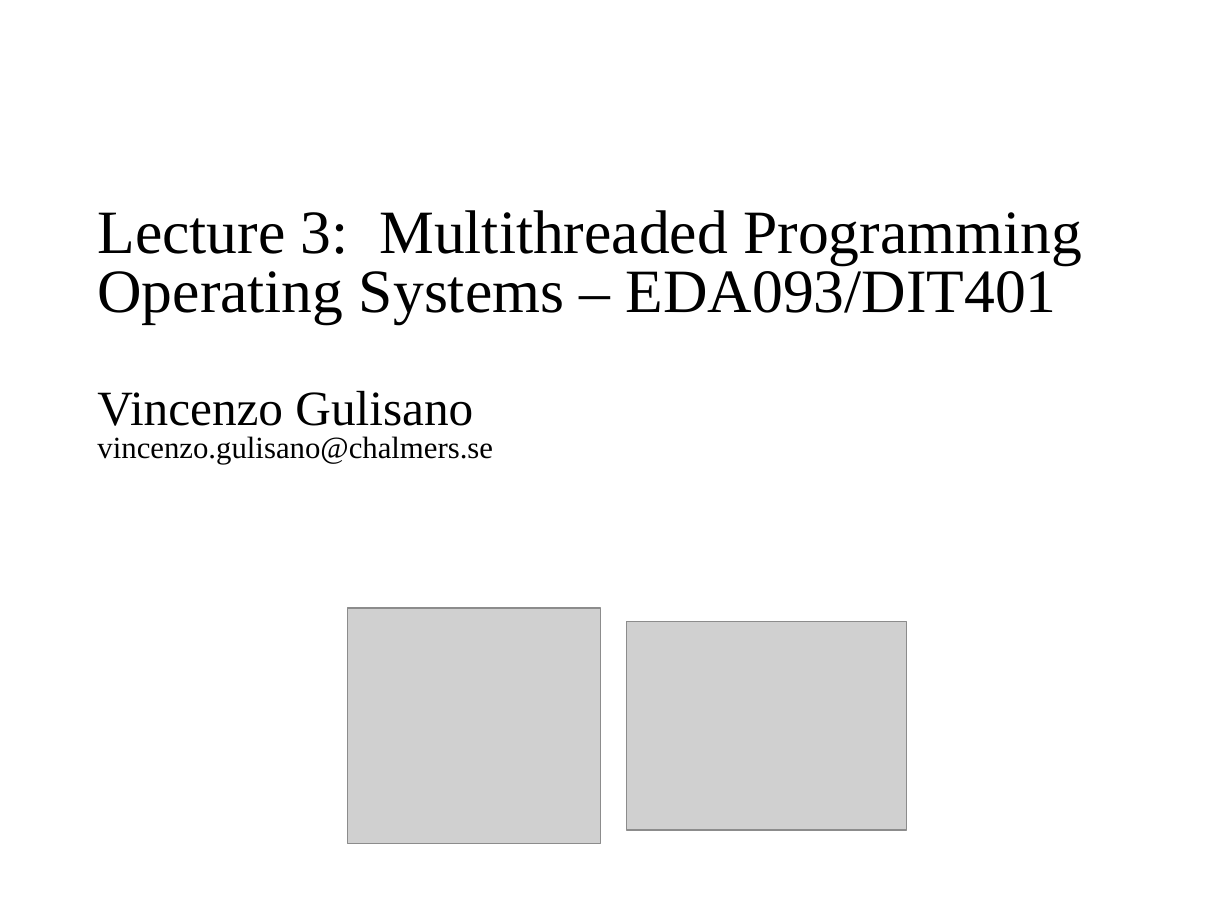
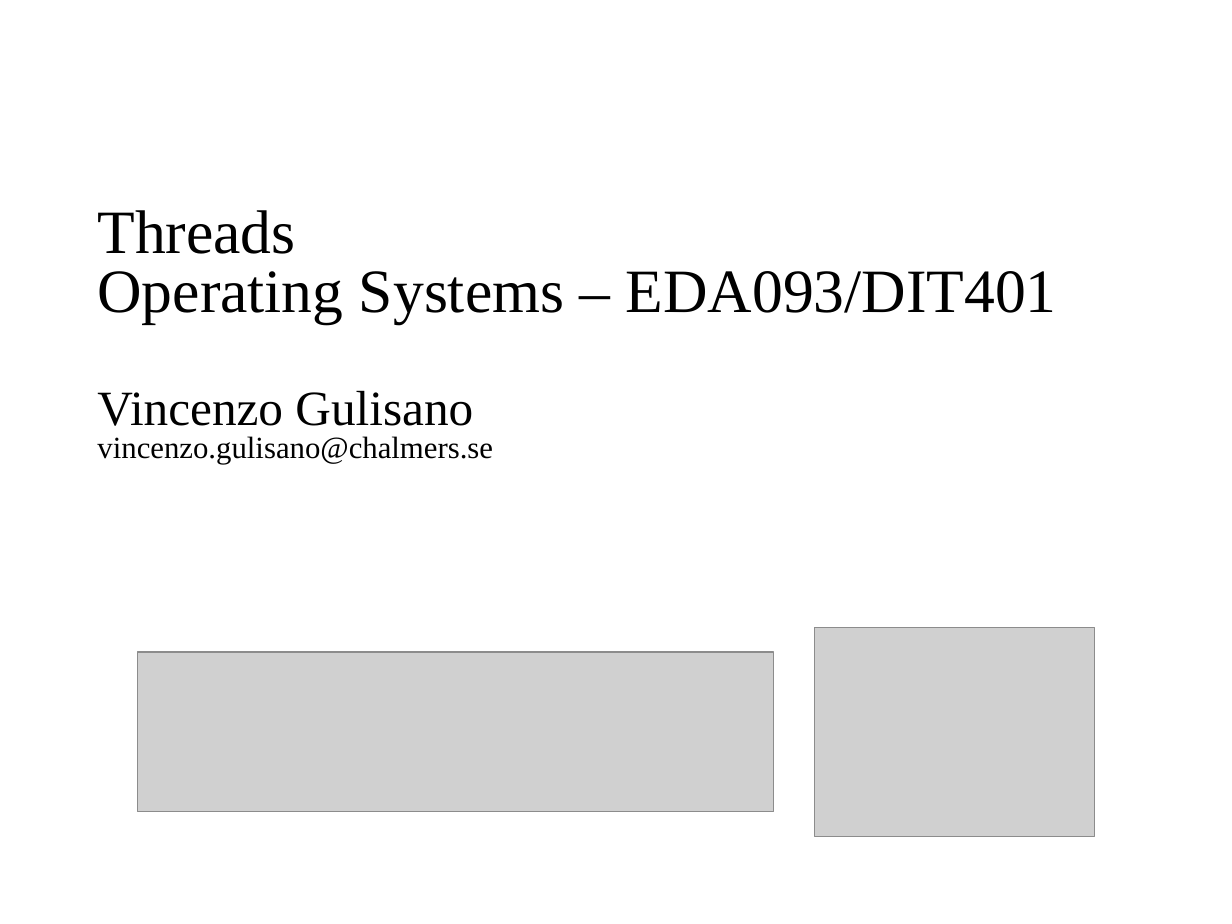
Before and after one commit to vincenzo-gulisano/os_material, a slide deck: slide 1 of slides/threads.pptx. Drawn at 1232x924 pixels with LibreOffice and Linux fonts; fonts in the diff are those of the drawing; grey boxes stand for pictures. Boxes give left, top, right and bottom in pixels: in the first picture for what was removed or moved away, otherwise in the second. Text is boxed around its words. In the diff, an @@ line names an element or a change of style, - is before the commit and + after.

Commit message:
fixed footer processes and threads, added questions for threads

```diff
--- a/slides/threads.pptx
+++ b/slides/threads.pptx
@@ text at (97, 210, 1057, 464): text changed @@
-Lecture 3: Multithreaded Programming
-Operating Systems – EDA093/DIT401
-Vincenzo Gulisano
-vincenzo.gulisano@chalmers.se
+Threads
+Operating Systems – EDA093/DIT401
+Vincenzo Gulisano
+vincenzo.gulisano@chalmers.se
@@ picture removed at (347, 609, 601, 844) @@
@@ picture: place and size @@
-picture at (626, 621, 906, 829)
+picture at (814, 628, 1094, 837)
@@ picture added at (138, 652, 775, 812) @@
```
Also in this commit, not shown: 52 other slides changed, 4 slides added, 2 slides removed, 3 other files.
